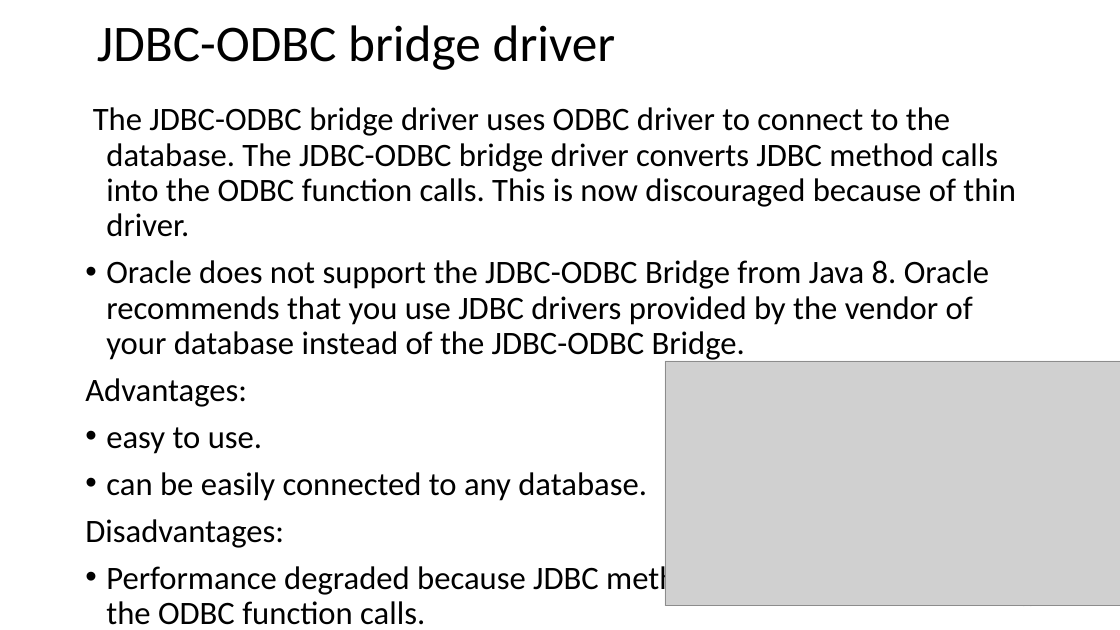
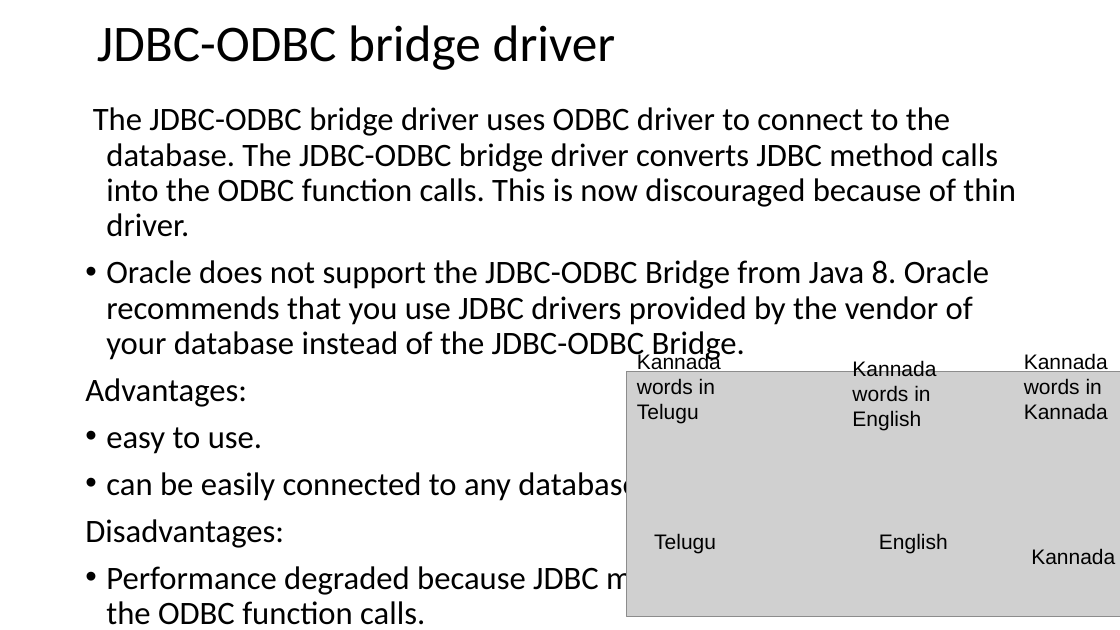
Before and after one commit to suniljeevan/JAVA-FULLSTACK-DEVELOPMENT-2026, a slide deck: slide 160 of COURSE MATERIALS/Module-1 CSE3427.pptx. Drawn at 1120x630 pixels with LibreOffice and Linux fonts; fonts in the diff are those of the drawing; grey boxes stand for pictures; background and template pictures are left out. Boxes give left, top, right and bottom in pixels: in the first picture for what was removed or moved away, otherwise in the second. Text is boxed around its words. In the diff, an @@ line names an element or a change of style, - is before the commit and + after.

```diff
--- a/COURSE MATERIALS/Module-1 CSE3427.pptx
+++ b/COURSE MATERIALS/Module-1 CSE3427.pptx
@@ text added at [637,352,721,423], 18 pt, text #000000 @@
+Kannada words in Telugu
@@ text added at [852,359,936,430], 18 pt, text #000000 @@
+Kannada words in English
@@ text added at [1024,353,1108,419], 18 pt, text #000000 @@
+Kannada words in Kannada
@@ picture: place and size @@
-picture at [665,361,1120,607]
+picture at [626,371,1120,617]
@@ text added at [654,533,716,554], 18 pt, text #000000 @@
+Telugu
@@ text added at [879,533,948,554], 18 pt, text #000000 @@
+English
@@ text added at [1031,548,1115,564], 18 pt, text #000000 @@
+Kannada
```
Also in this commit, not shown: 3 other slides changed, 4 other files.
